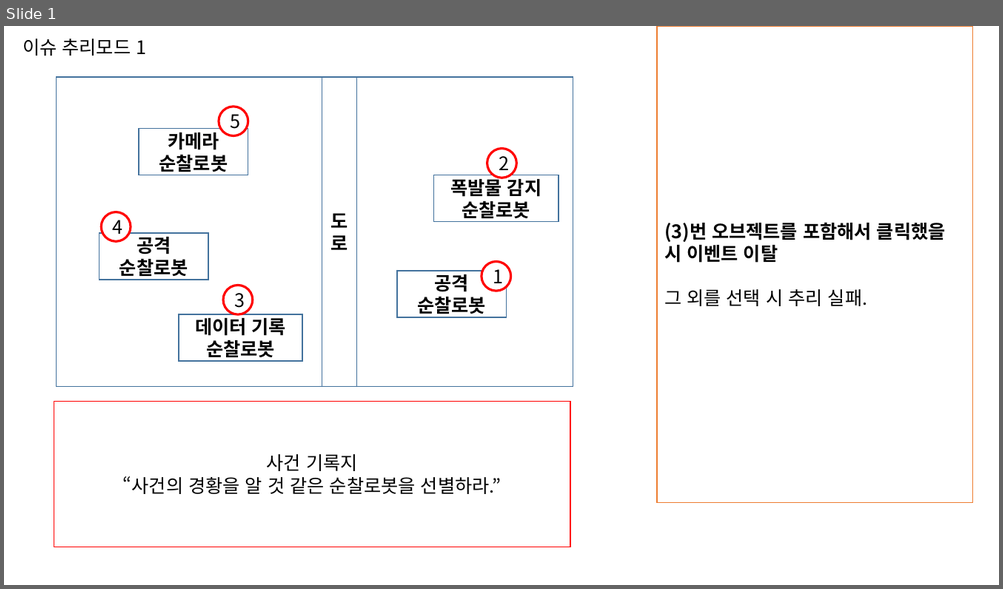
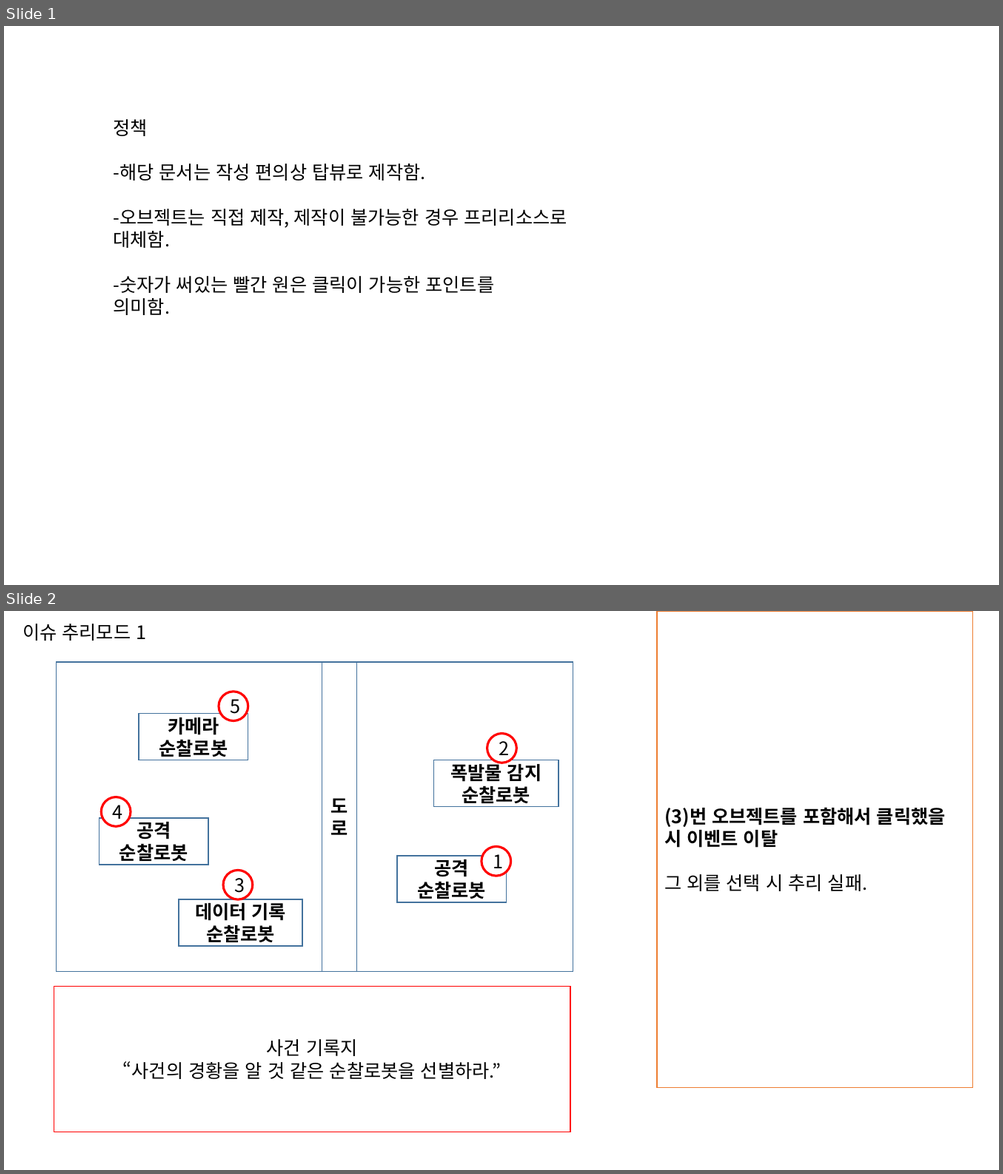
Before and after one commit to Velosis/RevoltDay, a slide deck: 리볼트데이_이슈_추리모드_레벨디자인 문서.pptx. Shown one above the other, each under a label of ours: slide 1 before the commit, slides 1 and 2 after it. The pictures are 1003x589 and 1003x1174 pixels, drawn with LibreOffice and Linux fonts; fonts in the diff are those of the drawing. Boxes give left, top, right and bottom in pixels: in the first picture for what was removed or moved away, otherwise in the second. Text is boxed around its words. In the diff, an @@ line names an element or a change of style, - is before the commit and + after.

```diff
--- a/리볼트데이_이슈_추리모드_레벨디자인 문서.pptx
+++ b/리볼트데이_이슈_추리모드_레벨디자인 문서.pptx
@@ slide 1 added at [4, 26, 999, 585], background #FFFFFF @@
@@ text added at [114, 119, 566, 315], 18 pt, text #000000 @@
+정책
+-해당 문서는 작성 편의상 탑뷰로 제작함.
+-오브젝트는 직접 제작, 제작이 불가능한 경우 프리리소스로 대체함.
+-숫자가 써있는 빨간 원은 클릭이 가능한 포인트를
+의미함.
@@ what was slide 1 is now slide 2 @@
```
